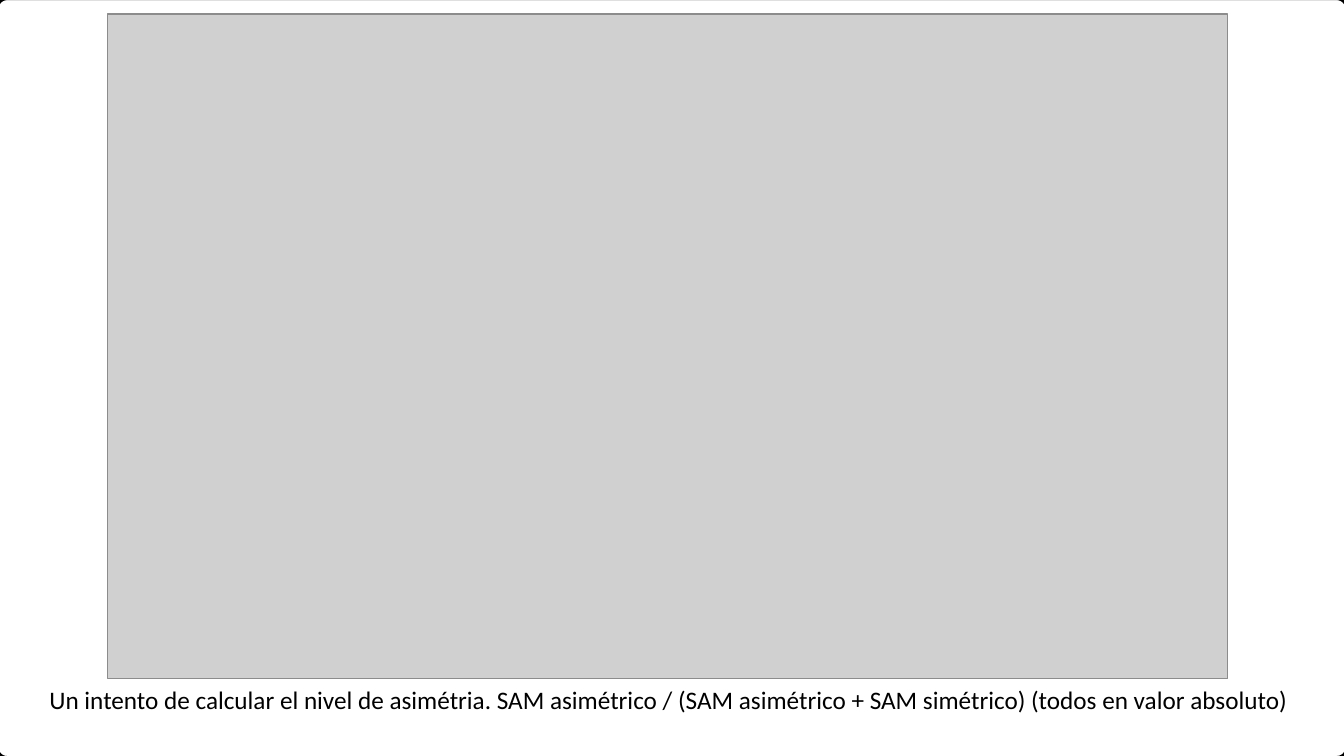
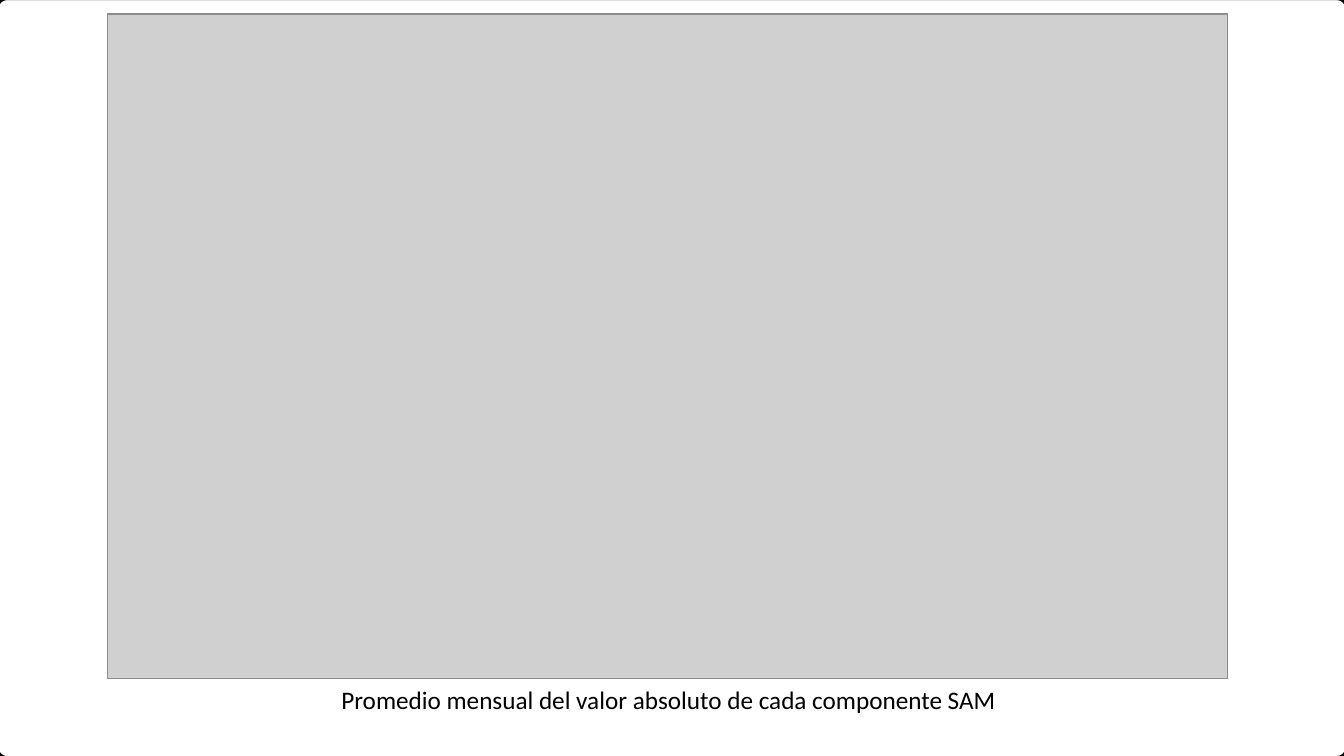
Before and after one commit to eliocamp/onda3, a slide deck: slide 25 of 26-SAM_asim.pptx (slide 16 before the commit). Drawn at 1344x756 pixels with LibreOffice and Linux fonts; fonts in the diff are those of the drawing; grey boxes stand for pictures. Boxes give left, top, right and bottom in pixels: in the first picture for what was removed or moved away, otherwise in the second. Text is boxed around its words. In the diff, an @@ line names an element or a change of style, - is before the commit and + after.

```diff
--- a/26-SAM_asim.pptx
+++ b/26-SAM_asim.pptx
@@ text at [341, 691, 996, 713]: text changed @@
-Un intento de calcular el nivel de asimétria. SAM asimétrico / (SAM asimétrico + SAM simétrico) (todos en valor absoluto)
+Promedio mensual del valor absoluto de cada componente SAM
```
Also in this commit, not shown: 5 other slides changed, 16 slides added, 1 slide removed, 3 other files.
